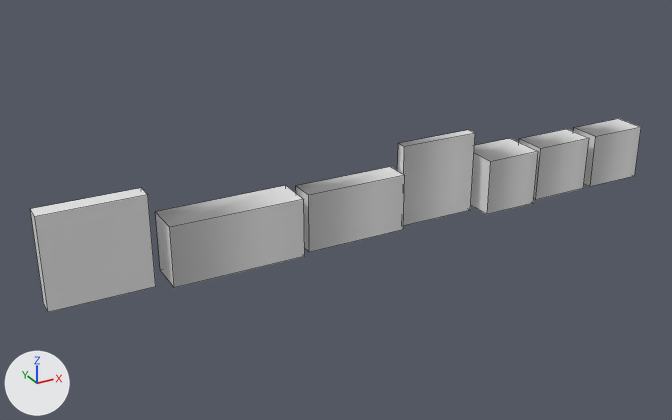
Two versions of the FBX model Objects/Biscuits/Biscuits.fbx, one commit apart.
Before and after are seen from a camera (50 mm lens) standing at (-0.281, -1.235, 0.595) and looking at (0.403, 0.008, -0.026). Arrows for +X, +Y and +Z are at lower left; the lights stay in place. Mesh edges are drawn as thin lines. Where no turn or scale is listed for an object, it has been applied to the vertices.

The scene before the commit, as lines of its bpy script (objects in view):
```python
ob_angelicchocchips = bpy.data.objects.new('AngelicChocChips', me_cube_002)
ob_angelicchocchips.location = (0.734, 0.0, -0.025)
ob_angeliccocktail = bpy.data.objects.new('AngelicCocktail', me_cube_007)
ob_angeliccocktail.location = (0.99, 0.0, -0.025)
ob_angelicseasalt = bpy.data.objects.new('AngelicSeaSalt', me_cube_006)
ob_angelicseasalt.location = (0.858, 0.0, -0.025)
ob_cheesebiscuits = bpy.data.objects.new('CheeseBiscuits', me_cube_001)
ob_cheesebiscuits.location = (0.213, 0.0, -0.025)
ob_chocfingers = bpy.data.objects.new('ChocFingers', me_cube_005)
ob_chocfingers.location = (0.427, 0.0, -0.025)
ob_eatnatural = bpy.data.objects.new('EatNatural', me_cube_003)
ob_eatnatural.location = (0.595, 0.0, -0.003)
ob_specialkbars = bpy.data.objects.new('SpecialKBars', me_cube)
ob_specialkbars.location = (0.0, 0.0, 0.0)
# me_cube_007
# before: 0 (0.0575, 0.03, -0.05), 1 (0.0575, -0.03, -0.05) at pixel (634, 176), 2 (-0.0575, -0.03, -0.05) at pixel (590, 186), 3 (-0.0575, 0.03, -0.05), 4 (0.0575, 0.03, 0.05) at pixel (618, 118)
# before: 5 (0.0575, -0.03, 0.05) at pixel (641, 127), 6 (-0.0575, -0.03, 0.05) at pixel (595, 136), 7 (-0.0575, 0.03, 0.05) at pixel (573, 127)
# me_cube_006
# before: 0 (0.0575, 0.03, -0.05), 1 (0.0575, -0.03, -0.05) at pixel (583, 188), 2 (-0.0575, -0.03, -0.05) at pixel (535, 199), 3 (-0.0575, 0.03, -0.05), 4 (0.0575, 0.03, 0.05) at pixel (567, 129)
# before: 5 (0.0575, -0.03, 0.05) at pixel (589, 138), 6 (-0.0575, -0.03, 0.05) at pixel (540, 148), 7 (-0.0575, 0.03, 0.05) at pixel (519, 138)
# me_cube_002
# before: 2 (-0.0525, -0.04, -0.05) at pixel (487, 214), 3 (-0.0525, 0.04, -0.05), 6 (-0.0525, -0.04, 0.05) at pixel (490, 161), 7 (-0.0525, 0.04, 0.05)
```
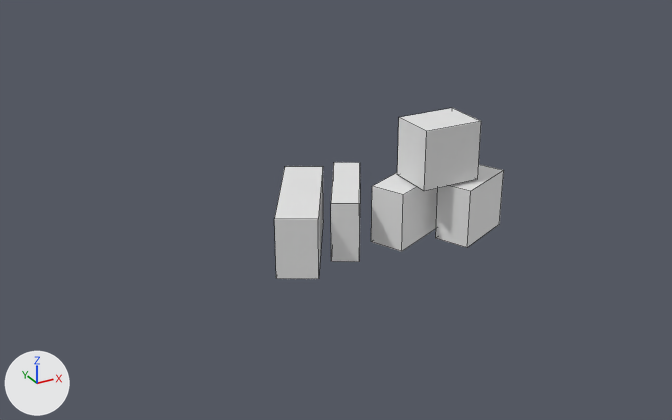
Where the newer file only moved an object's origin or applied its transform, the numbers keep the older frame.

Where the change shows, as pixel boxes [x1, y1, x2, y2] in the pictures (672 x 420 px; the box of a moved part takes in the faces that stretch with it):
'CheeseBiscuits', reshaped (67% narrower, 10% taller): before [155, 185, 305, 288]; after [274, 166, 323, 279]
'SpecialKBars', deleted: before [30, 188, 156, 312]
'AngelicChocChips', surface changed, moved: before [471, 138, 538, 214]; after [397, 108, 481, 191]
'ChocFingers', reshaped (73% narrower, 17% taller): before [296, 167, 405, 252]; after [331, 162, 360, 262]
'AngelicSeaSalt', reshaped (17% taller): before [519, 129, 589, 200]; after [436, 164, 504, 247]
'AngelicCocktail', reshaped: before [573, 119, 641, 187]; after [371, 173, 438, 251]
'EatNatural', deleted: before [397, 130, 475, 226]
part 1 of me_cube_006, deleted: before [519, 129, 589, 200]
part 2 of me_cube_006, added: after [436, 164, 504, 247]
part 4 of me_cube_002, moved or reshaped: before [471, 153, 491, 214]; after [397, 118, 427, 191]
part 6 of me_cube_007, deleted: before [573, 119, 641, 187]
part 7 of me_cube_007, added: after [371, 173, 438, 251]

What the commit changed:
me_cube_005 is used by ob_chocfingers; location (0.427, 0.0, -0.025).
me_cube_005 had 8 vertices, 6 faces and spanned x -0.09..0.09, y -0.022..0.022, z -0.05..0.05.
me_cube_005 now has 8 vertices, 6 faces and spans x -0.075..0.054, y -0.091..0.087, z -0.05..0.05.
me_cube_005 part 5: the whole mesh is rebuilt.
me_cube_007 has 8 vertices, 6 faces and spans x -0.0575..0.0575, y -0.03..0.03, z -0.05..0.05.
me_cube_007 is used by ob_angeliccocktail; location (0.99, 0.0, -0.025).
Verts and faces of me_cube_007; kept vertices keep their numbers, new ones are numbered from 8.
Part 6, on me_cube_007:
Vertices deleted: 0 to 7 (with the faces that use them).
Part 7, on me_cube_007:
New vertex 8 is at (-0.5203, -0.0923, -0.05), pixel (401, 251).
New vertex 9 is at (-0.5456, -0.0379, -0.05), pixel (371, 241).
New vertex 10 is at (-0.5203, -0.0923, 0.05), pixel (403, 194).
New vertex 11 is at (-0.5456, -0.0379, 0.05), pixel (372, 186).
New vertices 12 to 15 stand at vertices 8 to 11, in that order, plus (0.1042, 0.0486, 0.0).
New faces: (8, 9, 13, 12), (10, 14, 15, 11), (12, 13, 15, 14), (8, 12, 14, 10), (8, 10, 11, 9), (9, 11, 15, 13).
me_cube_001 is used by ob_cheesebiscuits; location (0.213, 0.0, -0.025).
me_cube_001 had 8 vertices, 6 faces and spanned x -0.11..0.11, y -0.032..0.032, z -0.05..0.05.
me_cube_001 now has 8 vertices, 6 faces and spans x 0.037..0.203, y -0.112..0.112, z -0.05..0.05.
me_cube_001 part 3: the whole mesh is rebuilt.
me_cube_006 has 8 vertices, 6 faces and spans x -0.0575..0.0575, y -0.03..0.03, z -0.05..0.05.
me_cube_006 is used by ob_angelicseasalt; location (0.858, 0.0, -0.025).
Verts and faces of me_cube_006; kept vertices keep their numbers, new ones are numbered from 8.
Part 1, on me_cube_006:
Vertices deleted: 0 to 7 (with the faces that use them).
Part 2, on me_cube_006:
New vertex 8 is at (-0.2079, -0.0291, -0.05).
New vertex 9 is at (-0.1826, -0.0835, -0.05), pixel (499, 224).
New vertex 10 is at (-0.2868, -0.1321, -0.05), pixel (467, 247).
New vertex 11 is at (-0.3122, -0.0777, -0.05), pixel (435, 238).
New vertices 12 to 15 stand at vertices 8 to 11, in that order, plus (0.0, 0.0, 0.1).
New faces: (8, 9, 10, 11), (12, 15, 14, 13), (8, 12, 13, 9), (9, 13, 14, 10), (10, 14, 15, 11), (8, 11, 15, 12).
me_cube_002 has 8 vertices, 6 faces and spans x -0.0525..0.0525, y -0.04..0.04, z -0.05..0.05.
me_cube_002 is used by ob_angelicchocchips; location (0.734, 0.0, -0.025).
Verts and faces of me_cube_002; kept vertices keep their numbers, new ones are numbered from 8.
Part 4, on me_cube_002:
Faces deleted: (2, 3, 7, 6).
New faces: (2, 6, 7, 3).
Object 'EatNatural' (ob_eatnatural) is deleted.
Object 'SpecialKBars' (ob_specialkbars) is deleted.
Object 'AngelicChocChips' (ob_angelicchocchips) moves from (0.734, 0.0, -0.025) to (0.555, -0.061, 0.077).
